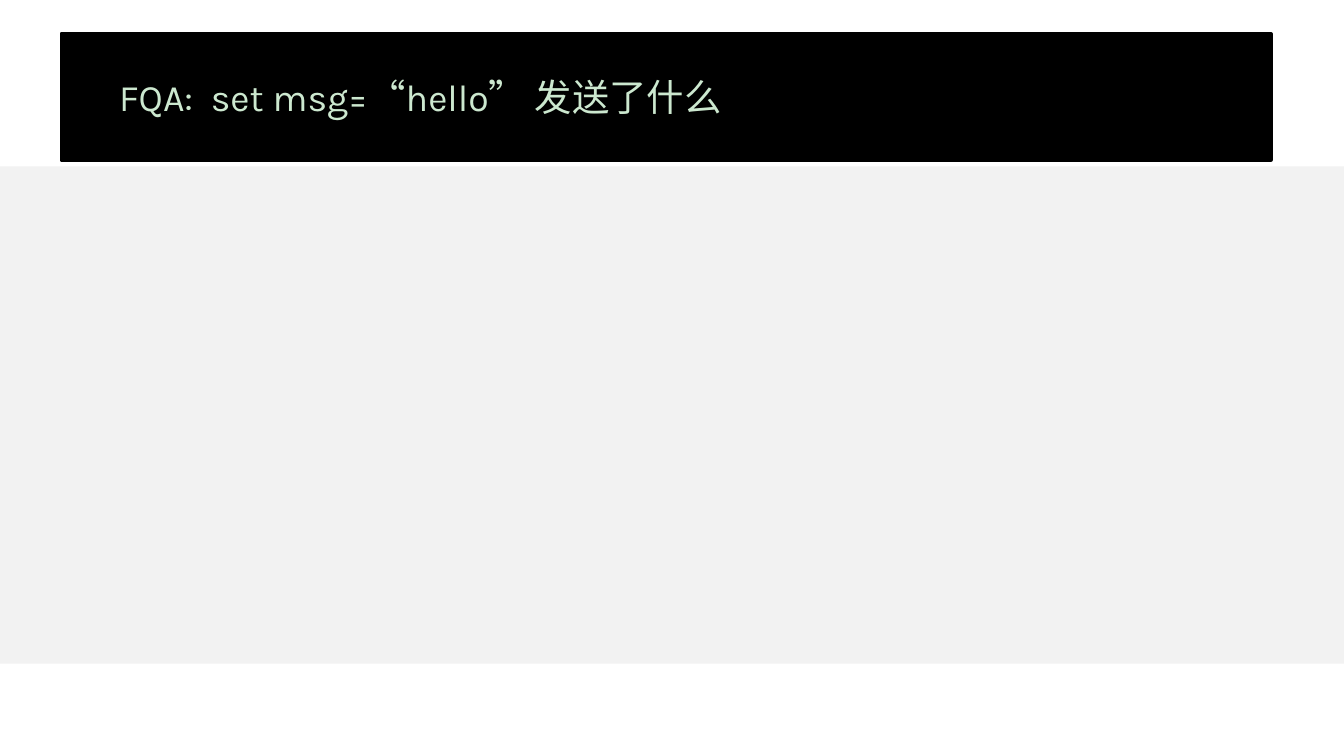
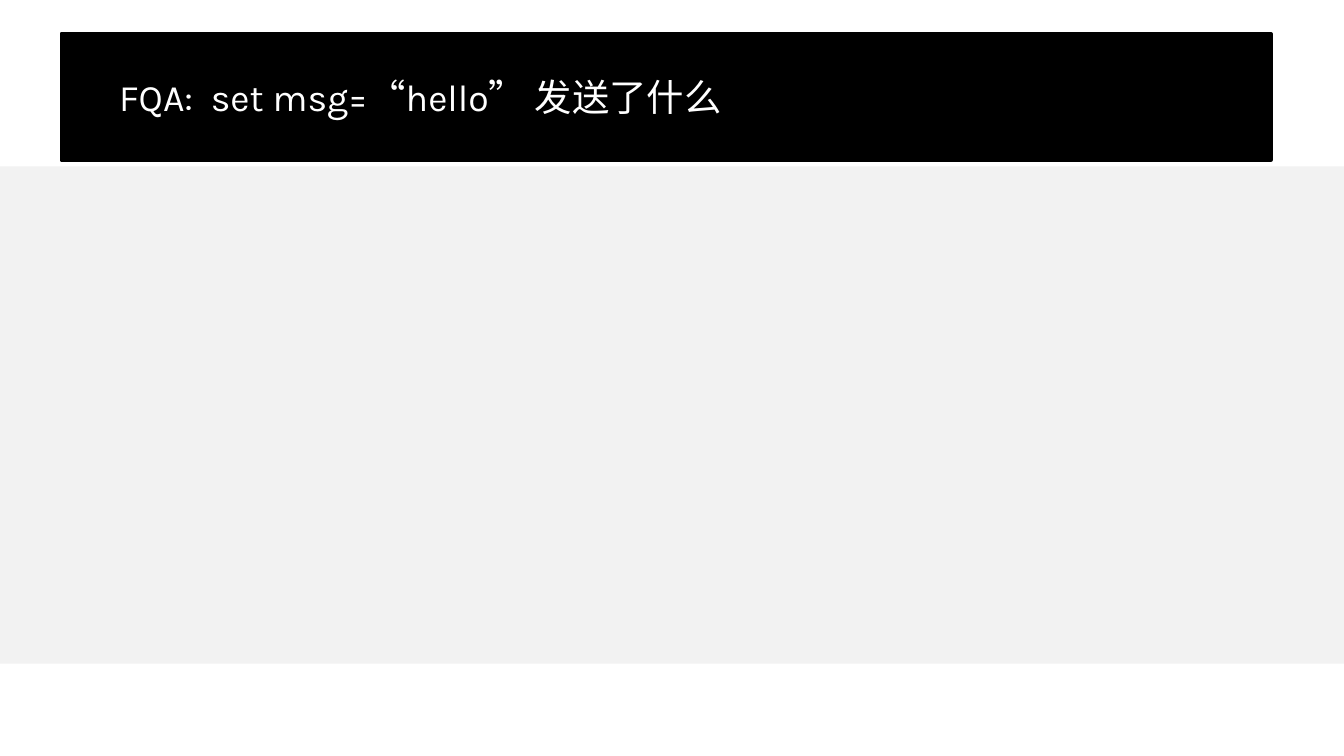
Before and after one commit to wangcy6/weekly, a slide deck: slide 19 of ppt/2020/服务器设计_组件篇.pptx (slide 18 before the commit). Drawn at 1344x756 pixels with LibreOffice and Linux fonts; fonts in the diff are those of the drawing; background and template pictures are left out. Boxes give left, top, right and bottom in pixels: in the first picture for what was removed or moved away, otherwise in the second. Text is boxed around its words. In the diff, an @@ line names an element or a change of style, - is before the commit and + after.

```diff
--- a/ppt/2020/服务器设计_组件篇.pptx
+++ b/ppt/2020/服务器设计_组件篇.pptx
@@ background #CCE8CF to #FFFFFF @@
@@ title "FQA: set msg=“hello” 发送了什么" at bbox=[62, 34, 1271, 160]: text colour #CCE8CF to #FFFFFF @@
```
Also in this commit, not shown: 19 other slides changed, 3 slides added, 2 other files.
